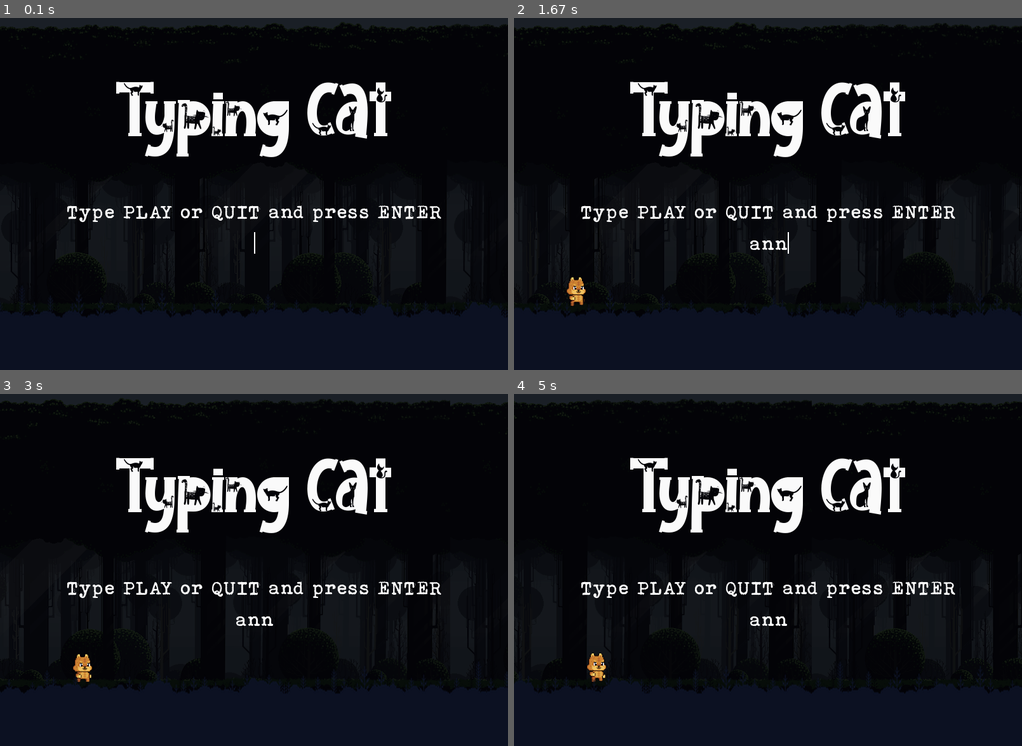
Above: before the commit, frames 1-4 (two rows, left to right).
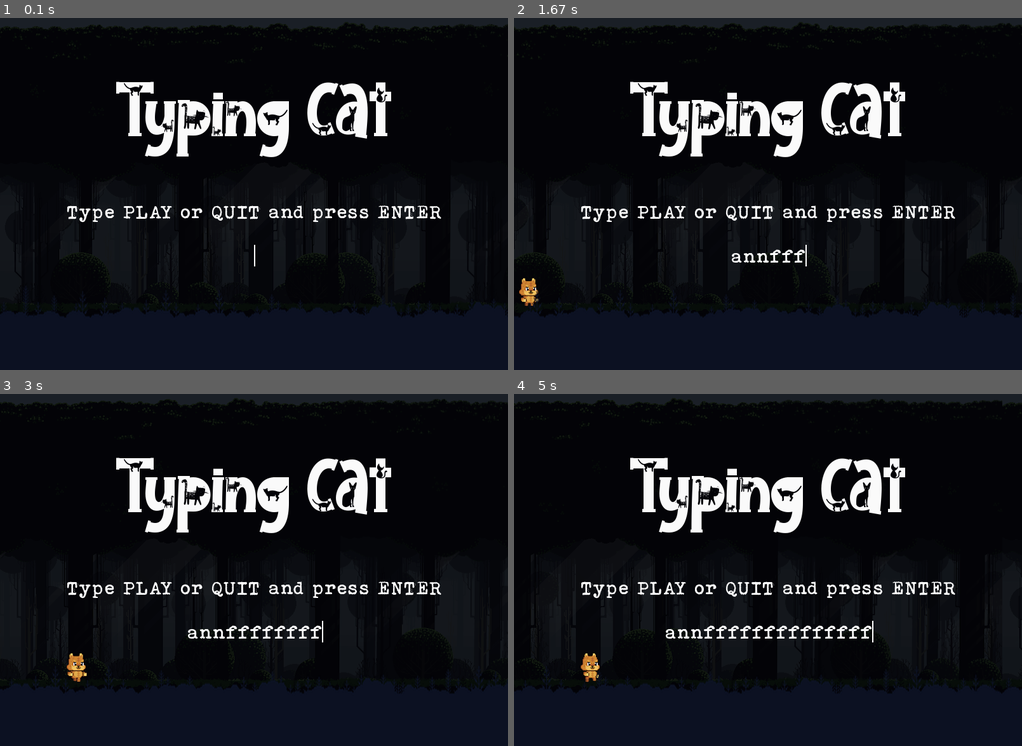
Above: after the commit, the same moments.

Repository: anacletu/pygame-typing-cat
Game: pygame game, started from game/main.py
The game is run twice, just before and just after one commit, with the same random seed, the same clock (stepped at 60 frames per second) and the same inputs.
Inputs:
- Up to frame 1 (0.1 s): no input
- Up to frame 2 (1.67 s): type "ann" at 0.33 s; tap Enter at 0.67 s; tap F at 0.88, 1.28, 1.58 s
- Up to frame 3 (3 s): tap F at 1.83, 2.17, 2.47, 2.67, 2.97 s
- Up to frame 4 (5 s): tap F at 3.23, 3.57, 3.87, 4, 4.4, 4.7 s

The runs differ from the first frame. In frame 1, 0.5% of the frame differs, in the area x 0-100%, y 1-86%; in frame 2, 1.8%; in frame 3, 1.6%; in frame 4, 2.0%.

Commit message:
Implementation of health system

Diff:
--- a/game/assets/words/words.txt
+++ b/game/assets/words/words.txt
@@ -1,3 +1,412 @@
-Test
-Test2
-Test3
+Quixotic
+Apple
+Banana
+Serendipity
+Elephant
+Jump
+Ineffable
+Ocean
+Cat
+Dog
+Mellifluous
+Sunshine
+Pneumonia
+Chocolate
+River
+Happiness
+Computer
+Butterfly
+Cacophony
+Adventure
+Umbrella
+Perfidious
+Mountain
+Waterfall
+Discombobulate
+Keyboard
+Palimpsest
+Moonlight
+Harmony
+Susurrus
+Bicycle
+Vicissitude
+Laughter
+Plethora
+Ocean
+Sunshine
+Xylophone
+Zephyr
+Ephemeral
+Pizza
+Robot
+Disco
+Tennis
+Jump
+Balloon
+Harmony
+Elephant
+Quixotic
+Sunflower
+Waterfall
+Rainbow
+Giggle
+Mystery
+Whisper
+Effervescent
+Wanderlust
+Butterfly
+Moonlight
+Enchanting
+Chocolate
+Tranquility
+Jubilant
+Breeze
+Mellifluous
+Lavender
+Galaxy
+Ponder
+Odyssey
+Velvet
+Aurora
+Fluffy
+Nostalgia
+Cozy
+Bubblegum
+Radiant
+Serenity
+Lullaby
+Wondrous
+Cascade
+Quasar
+Elixir
+Soothing
+Luminous
+Blissful
+Symphony
+Silhouette
+Infinity
+Jovial
+Oracle
+Echo
+Tangerine
+Cascade
+Ebullient
+Ballet
+Meadow
+Quill
+Cerulean
+Lagoon
+Talisman
+Blossom
+Whimsical
+Tranquil
+Sapphire
+Velvet
+Sonnet
+Cascade
+Lustrous
+Halcyon
+Zest
+Lilac
+Glimmer
+Twilight
+Ethereal
+Majestic
+Quill
+Serene
+Lavish
+Solitude
+Opulent
+Epiphany
+Crimson
+Dewdrop
+Elusive
+Quasar
+Radiant
+Labyrinth
+Zephyr
+Celestial
+Infinite
+Whisper
+Dulcet
+Solemn
+Mystique
+Effulgent
+Ephemeral
+Bucolic
+Resonance
+Benevolent
+Lustrous
+Talisman
+Sonorous
+Incandescent
+Cacophony
+Dalliance
+Surreptitious
+Ebullient
+Pastiche
+Cascade
+Quintessential
+Jubilant
+Panacea
+Harbinger
+Umbra
+Vivid
+Mirth
+Felicity
+Ecliptic
+Mellifluous
+Luminescent
+Quandary
+Bucolic
+Resplendent
+Ephemeral
+Serendipity
+Labyrinth
+Incandescent
+Halcyon
+Quintessential
+Tranquil
+Benevolent
+Cacophony
+Surreptitious
+Sonorous
+Ebullient
+Effulgent
+Bucolic
+Pastiche
+Panacea
+Harbinger
+Mirth
+Felicity
+Luminescent
+Quasar
+Zephyr
+Umbra
+Vivid
+Ecliptic
+Sylvan
+Whimsical
+Ethereal
+Halcyon
+Lustrous
+Serendipity
+Quixotic
+Cascade
+Sonorous
+Mystique
+Surreptitious
+Incandescent
+Bucolic
+Pastiche
+Felicity
+Ephemeral
+Cacophony
+Panacea
+Harbinger
+Effulgent
+Luminescent
+Ebullient
+Quintessential
+Mirth
+Umbra
+Vivid
+Ecliptic
+Whimsical
+Resonance
+Sylvan
+Halcyon
+Lustrous
+Serenity
+Quasar
+Tranquil
+Benevolent
+Sonorous
+Effulgent
+Ephemeral
+Bucolic
+Incandescent
+Pastiche
+Surreptitious
+Harbinger
+Umbra
+Mirth
+Vivid
+Ecliptic
+Felicity
+Luminescent
+Quintessential
+Sylvan
+Cascade
+Panacea
+Cacophony
+Sonnet
+Twilight
+Ballet
+Majestic
+Quasar
+Gossamer
+Serendipity
+Labyrinth
+Tranquil
+Sonorous
+Bucolic
+Effulgent
+Pastiche
+Mirth
+Umbra
+Ephemeral
+Vivid
+Ecliptic
+Lustrous
+Halcyon
+Sylvan
+Whimsical
+Ethereal
+Quixotic
+Incandescent
+Surreptitious
+Benevolent
+Harbinger
+Sonnet
+Sylvan
+Mellifluous
+Bucolic
+Pastiche
+Surreptitious
+Harbinger
+Effulgent
+Ephemeral
+Panacea
+Cascade
+Sonorous
+Lustrous
+Umbra
+Quintessential
+Vivid
+Ecliptic
+Mirth
+Sylvan
+Felicity
+Whimsical
+Resonance
+Luminescent
+Tranquil
+Halcyon
+Ethereal
+Benevolent
+Lustrous
+Quasar
+Incandescent
+Sylvan
+Mirth
+Sonnet
+Umbra
+Bucolic
+Effulgent
+Pastiche
+Harbinger
+Ephemeral
+Vivid
+Ecliptic
+Cascade
+Felicity
+Sonorous
+Tranquil
+Luminescent
+Whimsical
+Quixotic
+Lustrous
+Halcyon
+Resonance
+Ethereal
+Incandescent
+Sylvan
+Gossamer
+Umbra
+Benevolent
+Sonnet
+Glimmer
+Effulgent
+Pastiche
+Mirth
+Ephemeral
+Harbinger
+Vivid
+Quintessential
+Ecliptic
+Surreptitious
+Whimsical
+Cascade
+Lustrous
+Sylvan
+Bucolic
+Halcyon
+Mellifluous
+Ephemeral
+Benevolent
+Quasar
+Panacea
+Gossamer
+Harbinger
+Tranquil
+Sonorous
+Sylvan
+Pastiche
+Bucolic
+Effulgent
+Umbra
+Vivid
+Ecliptic
+Quintessential
+Mirth
+Felicity
+Lustrous
+Ethereal
+Glimmer
+Halcyon
+Sonnet
+Luminescent
+Surreptitious
+Resonance
+Ephemeral
+Gossamer
+Bucolic
+Pastiche
+Mirth
+Sonorous
+Umbra
+Ecliptic
+Quintessential
+Felicity
+Vivid
+Whimsical
+Cascade
+Lustrous
+Ethereal
+Mellifluous
+Sylvan
+Sonnet
+Gossamer
+Umbra
+Glimmer
+Bucolic
+Ephemeral
+Harbinger
+Mirth
+Felicity
+Quintessential
+Pastiche
+Sonorous
+Tranquil
+Vivid
+Ecliptic
+Resonance
+Cascade
+Whimsical
+Lustrous
+Ethereal
+Gossamer
+Halcyon
+Mellifluous
+Quasar
--- a/game/main.py
+++ b/game/main.py
@@ -1,6 +1,6 @@
 import pygame
 from sys import exit
-from random import randint
+from random import randint, choice
 
 pygame.init()
 
@@ -48,6 +48,10 @@
             sprite_sheet = pygame.image.load('assets/images/enemies/skeleton/Attack.png')
             frames_per_row = 8
             frames_per_column = 1
+        elif action == 'death':
+            sprite_sheet = pygame.image.load('assets/images/enemies/skeleton/Death.png')
+            frames_per_row = 4
+            frames_per_column = 1
 
     frame_width = 300
     frame_height = 300
@@ -73,18 +77,22 @@
         self.image = self.player_frames[self.player_index]
         self.rect = self.image.get_rect(midbottom=(self.x_pos, self.y_pos))
 
+        self.attacking = False
+        self.health = 0
+        self.damage = False
+
     def walk_animation(self):
-        self.player_index += 0.1
+        self.player_index += 0.15
         if self.player_index >= 15 or self.player_index < 8: self.player_index = 8 # loop through walk frames in sprite sheet
         self.image = self.player_frames[int(self.player_index)]
 
         # Limit for player position on the screen
-        if self.x_pos < 130:
-            self.x_pos += 2
+        if self.x_pos < 120:
+            self.x_pos += 2.5
             self.rect.midbottom = (self.x_pos, self.y_pos)
 
     def stand_animation(self):
-        self.player_index += 0.1
+        self.player_index += 0.15
         if self.player_index >= 7: self.player_index = 0 # loop through stand frames in sprite sheet
         self.image = self.player_frames[int(self.player_index)]
 
@@ -93,25 +101,43 @@
         if self.player_index >= 27 or self.player_index < 24: self.player_index = 24 # loop through damage frames in sprite sheet
         self.image = self.player_frames[int(self.player_index)]
 
-    def fight_animation(self):
+    def attack_animation(self):
         self.player_index += 0.1
-        if self.player_index >= 62 or self.player_index < 55: self.player_index = 55 # loop through attack frames in sprite sheet
+        if self.player_index < 56: self.player_index = 56 # loop through attack frames in sprite sheet
         self.image = self.player_frames[int(self.player_index)]
 
-    def update(self, action):
+    def health_status(self):
+        if self.damage:
+            self.health += 0.2
+            self.damage = False
+        if self.health <= 50:
+            self.kill()
+
+    def get_health_amount(self):
+        return self.health
+
+    def update(self, action, word_correct):
+        if word_correct:
+            self.attacking = True
+        if self.player_index >= 63:
+                self.attacking = False
+
         if action == 'walk':
             self.walk_animation()
-        elif action == 'stand':
+        elif action == 'stand' and not self.attacking:
             self.stand_animation()
-        elif action == 'attack':
-            self.fight_animation()
+        elif action == 'attack' and self.attacking:
+            self.attack_animation()
         elif action == 'damage':
             self.damage_animation()
+            self.damage = True
+            self.health_status()
 
 class Enemies(pygame.sprite.Sprite):
-    def __init__(self, screen):
+    def __init__(self, screen, type):
         super().__init__()
-        self.enemy_frames = enemies_sprite_sheet('skeleton', 'walk')
+        self.type = type
+        self.enemy_frames = enemies_sprite_sheet(self.type, 'walk')
         self.animation_index = 0
 
         self.x_pos = randint(900, 1000)
@@ -123,25 +149,34 @@
         self.screen = screen
         self.is_attacking = False
 
+    def get_is_attacking(self):
+        return self.is_attacking
+
     def walk_animation(self):
-        self.animation_index -= 0.1
+        self.animation_index -= 0.12
         if self.animation_index <= 0: self.animation_index = 3
         self.image = self.enemy_frames[int(self.animation_index)]
 
     def attack_animation(self):
-        self.enemy_frames = enemies_sprite_sheet('skeleton', 'attack')
+        self.enemy_frames = enemies_sprite_sheet(self.type, 'attack')
         self.animation_index -= 0.12
         if self.animation_index <= 0: self.animation_index = 7
         self.image = self.enemy_frames[int(self.animation_index)]
 
+    def death_animation(self):
+        self.enemy_frames = enemies_sprite_sheet(self.type, 'death')
+        if self.animation_index > 3: self.animation_index = 3
+        self.animation_index -= 0.1
+        self.image = self.enemy_frames[int(self.animation_index)]
+
     def screen_movement(self):
-        if self.x_pos >= 200:
+        if self.x_pos >= 200 and self.total_health > 0:
             self.x_pos -= 1
         self.rect.midbottom = (self.x_pos, self.y_pos)
 
     def health_update(self, word_correct):
         if word_correct:
-            self.total_health -= 10
+            self.total_health -= 15
 
     def display_health(self):
         health_bar_width = (self.total_health / 100) * 50
@@ -151,16 +186,55 @@
         pygame.draw.rect(self.screen, health_color, (self.rect.x + 100, self.rect.y + 80, health_bar_width, 5))
 
     def update(self, word_correct):
-        if self.x_pos <= 200:
+        if self.x_pos <= 200 and self.total_health > 0:
             self.attack_animation()
             self.is_attacking = True
-        else:
+        elif self.x_pos > 200 and self.total_health > 0:
             self.walk_animation()
             self.is_attacking = False
+        else:
+            self.death_animation()
+            self.is_attacking = False
+            self.get_is_attacking()
+            # Check if the death animation is finished
+            if self.animation_index <= 0:
+                self.kill()  # Remove the sprite from the group
 
         self.screen_movement()
         self.health_update(word_correct)
         self.display_health()
+
+class PlayerHealth():
+    def __init__(self, screen):
+        self.heart = pygame.image.load('assets/images/player/heart.png')
+        self.containers = []
+        self.screen = screen
+
+        for _ in range(5):
+            self.heart_rect = self.heart.get_rect()
+            self.containers.append(self.heart_rect)
+
+    def update_containers(self, health_lost):
+        health_lost = int(health_lost)
+        length = len(self.containers)
+        for _ in range(health_lost):
+            if length > 0:
+                self.containers.pop()
+                length -= 1
+
+    def display_hearts(self):
+        heart_width = self.heart.get_width()
+        padding = 5
+
+        for i, self.heart_rect in enumerate(self.containers):
+            x = 548 + i * (heart_width + padding)
+            y = 543
+            self.screen.blit(self.heart, (x, y))
+
+    def update(self, health_lost):
+        self.update_containers(health_lost)
+        self.display_hearts()
+
 
 class TextBox:
     def __init__(self, font, position, width, height):
@@ -174,13 +248,14 @@
     def handle_event(self, event):
         if event.type == pygame.KEYDOWN:
             if event.key == pygame.K_RETURN:
-                # Process the entered text (e.g., check correctness, trigger actions)
-                print("Entered text:", self.text)
+                return_text = self.text
                 self.text = ""
+                return return_text
             elif event.key == pygame.K_BACKSPACE:
                 self.text = self.text[:-1]
             else:
-                self.text += event.unicode
+                if len(self.text) < 26:
+                    self.text += event.unicode
 
     def update(self):
         # You can add additional update logic here if needed
@@ -199,10 +274,18 @@
         self.font = font
         self.word_surface = None
         self.word_rect = None
+        self.generate_word()
+        self.chosen_word = ""
 
     def generate_word(self):
         with open('assets/words/words.txt', 'r') as file:
-            self.word_surface = self.font.render(file.readline().strip(), True, (250, 250, 250))
+            # Read all lines from the file
+            words = file.readlines()
+
+            # Choose a random word
+            self.chosen_word = choice(words).strip()
+
+            self.word_surface = self.font.render(self.chosen_word, True, (250, 250, 250))
             self.word_rect = self.word_surface.get_rect(center=(self.x_pos, self.y_pos))
 
     def draw(self):
@@ -211,6 +294,9 @@
     def move(self):
         self.y_pos += 2
         self.word_rect.y = self.y_pos
+
+    def is_typed_correctly(self, typed_word):
+        return typed_word == self.chosen_word
 
     def update(self):
         self.move()
@@ -230,12 +316,39 @@
         for word in self.words:
             word.draw()
 
-    def update(self):
+    def update(self, typed_word):
         for word in self.words:
             word.update()
+            if word.is_typed_correctly(typed_word):
+                # Handle correct typed word (e.g., remove the word, increase score)
+                self.words.remove(word)
+                return True
+                # Add your score logic here
 
     def remove_offscreen_words(self):
         self.words = [word for word in self.words if word.y_pos < SCREEN_HEIGHT + 50]
+
+class GameProgress:
+    def __init__(self, screen):
+        self.screen = screen
+        self.x = 100
+        self.y = 20
+        self.width = 600
+        self.height = 10
+
+        self.victory = False
+
+    def draw(self):
+        self.width -= 0.5 # Controls the time to win the game
+        pygame.draw.rect(self.screen, (0, 255, 0), (self.x, self.y, self.width, self.height))
+
+    def get_victory(self):
+        if self.width <= 0:
+            self.victory = True
+        return self.victory
+
+    def update(self):
+        self.draw()
 
 def initialize_game():
     screen = pygame.display.set_mode((SCREEN_WIDTH, SCREEN_HEIGHT))
@@ -249,6 +362,14 @@
 
     return screen, background_surf, foreground_surf, bg_x, clock
 
+def difficulty_control():
+    time_since_last_word = 0
+    time_since_last_enemy = 0
+    word_max_speed = 5000
+    enemy_max_speed = 12000
+
+    return time_since_last_word, time_since_last_enemy, word_max_speed, enemy_max_speed
+
 def draw_background(screen, background_surf, bg_x):
     screen.blit(background_surf, (bg_x, -50))
     screen.blit(background_surf, (bg_x + background_surf.get_width(), -50))
@@ -257,7 +378,7 @@
     screen.blit(foreground_surf, (bg_x, -100))
     screen.blit(foreground_surf, (bg_x + foreground_surf.get_width(), -100))
 
-def draw_intro_screen(screen, input_text, cursor_visible, title_font, game_font):
+def draw_intro_screen(screen, input_text, cursor_visible, title_font, game_font, game_state):
     overlay = pygame.Surface(screen.get_size(), pygame.SRCALPHA)
     overlay.fill((0, 0, 0, 200))
 
@@ -268,13 +389,20 @@
     game_name_rect = game_name.get_rect(center=(SCREEN_WIDTH // 2, 200))
     screen.blit(game_name, game_name_rect)
 
+    if game_state == INTRO:
+        message_lines = ['Type PLAY or QUIT and press ENTER']
+    elif game_state == VICTORY:
+        message_lines = ['YOU WON! Thanks for playing!', 'Type QUIT to leave the game']
+
     menu_font = game_font
-    menu = menu_font.render('Type PLAY or QUIT and press ENTER', True, (250, 250, 250))
-    menu_rect = menu.get_rect(center=(SCREEN_WIDTH // 2, 350))
-    screen.blit(menu, menu_rect)
+    line_height = 30
+    for i, line in enumerate(message_lines):
+        menu = menu_font.render(line, True, (250, 250, 250))
+        menu_rect = menu.get_rect(center=(SCREEN_WIDTH // 2, 350 + i * line_height))
+        screen.blit(menu, menu_rect)
 
     input_surface = menu_font.render(input_text, True, (250, 250, 250))
-    input_rect = input_surface.get_rect(center=(SCREEN_WIDTH // 2, 400))
+    input_rect = input_surface.get_rect(center=(SCREEN_WIDTH // 2, 420))
     screen.blit(input_surface, input_rect)
 
     if cursor_visible:
@@ -283,25 +411,38 @@
 
 def main():
     screen, background_surf, foreground_surf, bg_x, clock = initialize_game()
-
+    time_since_last_word, time_since_last_enemy, word_max_speed, enemy_max_speed = difficulty_control()
+
+    # Initialization of game variables
     game_state = INTRO
     user_input = ""
+    health_lost = 0
     cursor_blink_timer = 0
     cursor_visible = True
     word_correct = False
+    victory = False
 
     player = pygame.sprite.GroupSingle(Player())
-    enemies = pygame.sprite.GroupSingle(Enemies(screen))
-    text_box = TextBox(game_font, (20, 540), 220, 45)
+    player_health = PlayerHealth(screen)
+    enemies_group = pygame.sprite.Group()
+    enemies_group.add(Enemies(screen, choice(['skeleton'])))
+    text_box = TextBox(game_font, (20, 540), 500, 45)
     words = FetchWords(screen, game_font)
+    progress_bar = GameProgress(screen)
 
     while True:
+        # Update the elapsed time
+        elapsed_time = clock.tick(GAME_SPEED)
+        word_creation_interval = randint(1500, word_max_speed)  # Time interval in milliseconds
+        enemy_creation_interval = randint(6000, enemy_max_speed)
+        if word_max_speed > 1505: word_max_speed -= 1
+        if enemy_max_speed > 6050: enemy_max_speed -= 50
+
         for event in pygame.event.get():
             if event.type == pygame.QUIT:
                 pygame.quit()
                 exit()
-            elif event.type == pygame.KEYDOWN and event.key == pygame.K_f:pygame.display.toggle_fullscreen()
-            elif event.type == pygame.KEYDOWN:
+            elif event.type == pygame.KEYDOWN and (game_state == INTRO or game_state == VICTORY):
                 if event.key == pygame.K_RETURN:
                     if user_input.lower() == 'play':
                         game_state = PLAY
@@ -314,18 +455,18 @@
                 else:
                     user_input += event.unicode
 
-            text_box.handle_event(event)
+            typed_word = text_box.handle_event(event)
 
         draw_background(screen, background_surf, bg_x)
 
-        if game_state == INTRO:
-            draw_intro_screen(screen, user_input, cursor_visible, title_font, game_font)
+        if game_state == INTRO or game_state == VICTORY:
+            draw_intro_screen(screen, user_input, cursor_visible, title_font, game_font, game_state)
             bg_x -= 2
             if bg_x < -background_surf.get_width(): # Wrap the background to create the scrolling effect
                 bg_x = 0
 
             player.draw(screen)
-            player.update('walk')
+            player.update('walk', word_correct)
 
             # Handle cursor blinking
             cursor_blink_timer += clock.get_rawtime()
@@ -333,22 +474,42 @@
                 cursor_visible = not cursor_visible
                 cursor_blink_timer = 0
 
+        if victory:
+            game_state = VICTORY
+
         if game_state == PLAY:
+            progress_bar.update()
+            victory = progress_bar.get_victory()
+
             player.draw(screen)
-
-            if enemies.sprite.is_attacking:
-                player.update('damage')
-            else:
-                player.update('stand')
-
-            enemies.draw(screen)
-            enemies.update(word_correct)
-
-            if randint(1, 500) < 5:  # Adjust the probability as needed
+            player.x_pos = 120
+
+            time_since_last_enemy += elapsed_time
+            if time_since_last_enemy >= enemy_creation_interval:
+                enemies_group.add(Enemies(screen, choice(['skeleton'])))
+                time_since_last_enemy = 0
+
+            enemies_group.draw(screen)
+            enemies_group.update(word_correct)
+
+            for enemy in enemies_group:
+                if enemy.get_is_attacking():
+                    player.update('damage', word_correct)
+                    break
+                else:
+                    player.update('stand', word_correct)
+                    player.update('attack', word_correct)
+
+            health_lost = player.sprite.get_health_amount()
+
+            # Check if it's time to create a new word
+            time_since_last_word += elapsed_time
+            if time_since_last_word >= word_creation_interval:
                 words.create_word()
+                time_since_last_word = 0  # Reset the timer after creating a word
 
             words.draw()
-            words.update()
+            word_correct = words.update(typed_word)
             words.remove_offscreen_words()
 
         # Draw the foreground lastly so it covers previous layers
@@ -357,6 +518,8 @@
             text_box.draw(screen)
             text_box.update()
 
+        if game_state == PLAY: player_health.update(health_lost)
+
         pygame.display.flip()
         clock.tick(GAME_SPEED)
 
Binary file changed: game/assets/images/enemies/skeleton/Death.png
Binary file added: game/assets/images/player/heart.png
